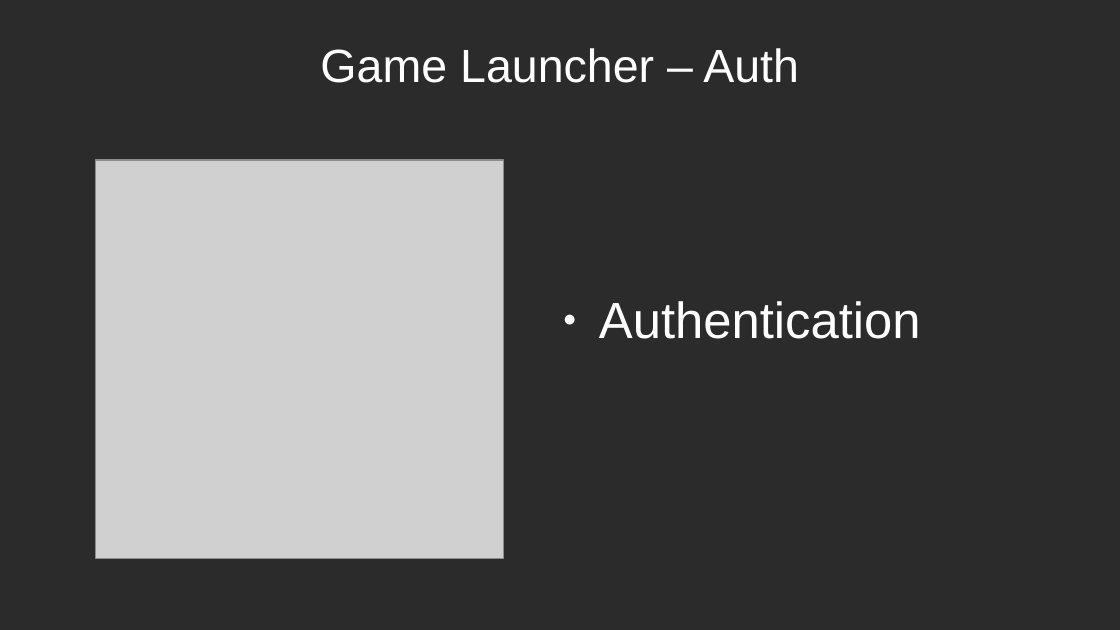
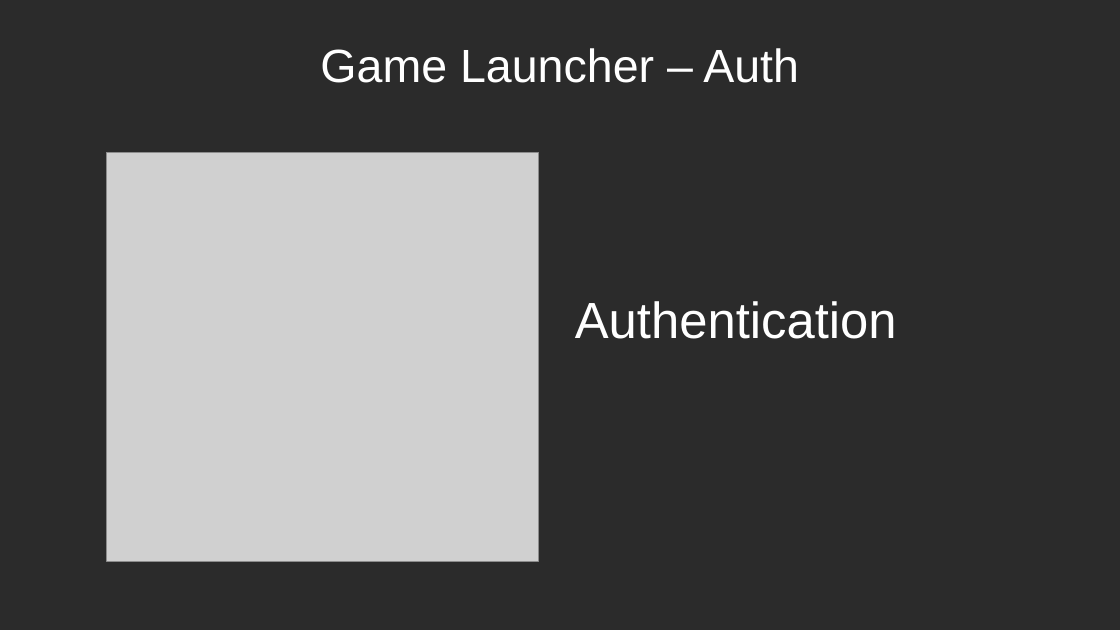
Before and after one commit to itzwolly/CardGameX, a slide deck: slide 7 of Presentation/Presentation_week-5-6-7.pptx. Drawn at 1120x630 pixels with LibreOffice and Linux fonts; fonts in the diff are those of the drawing; grey boxes stand for pictures; background and template pictures are left out; a plain dark background stands for a picture behind light text. Boxes give left, top, right and bottom in pixels: in the first picture for what was removed or moved away, otherwise in the second. Text is boxed around its words. In the diff, an @@ line names an element or a change of style, - is before the commit and + after.

```diff
--- a/Presentation/Presentation_week-5-6-7.pptx
+++ b/Presentation/Presentation_week-5-6-7.pptx
@@ picture resized from (x1=96, y1=160, x2=504, y2=558) to (x1=106, y1=152, x2=538, y2=561) @@
@@ text "Authentication" at (x1=575, y1=301, x2=897, y2=339): bullet ● to none; less space between paragraphs @@
```
Also in this commit, not shown: 6 other slides changed, 4 slides added.
